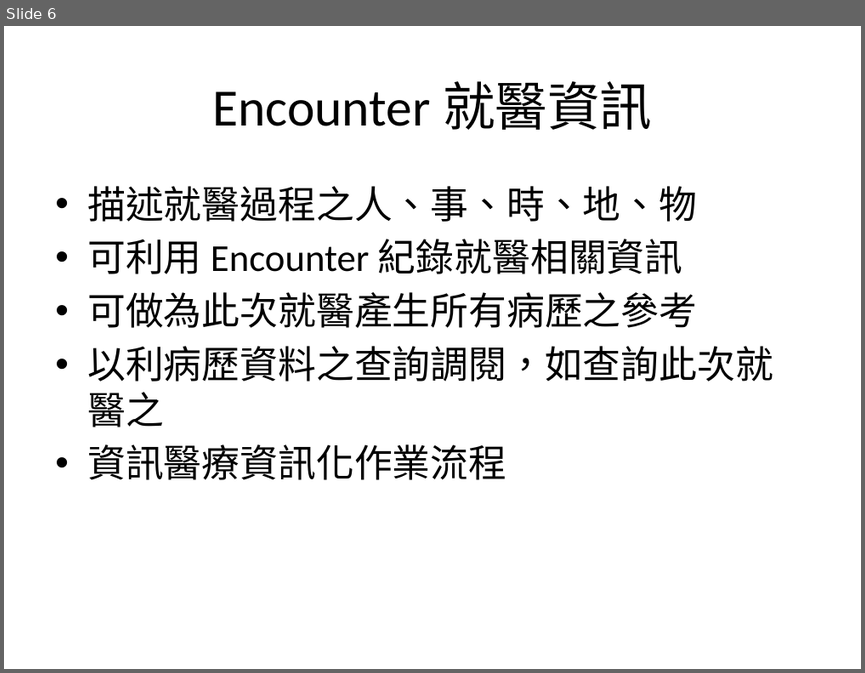
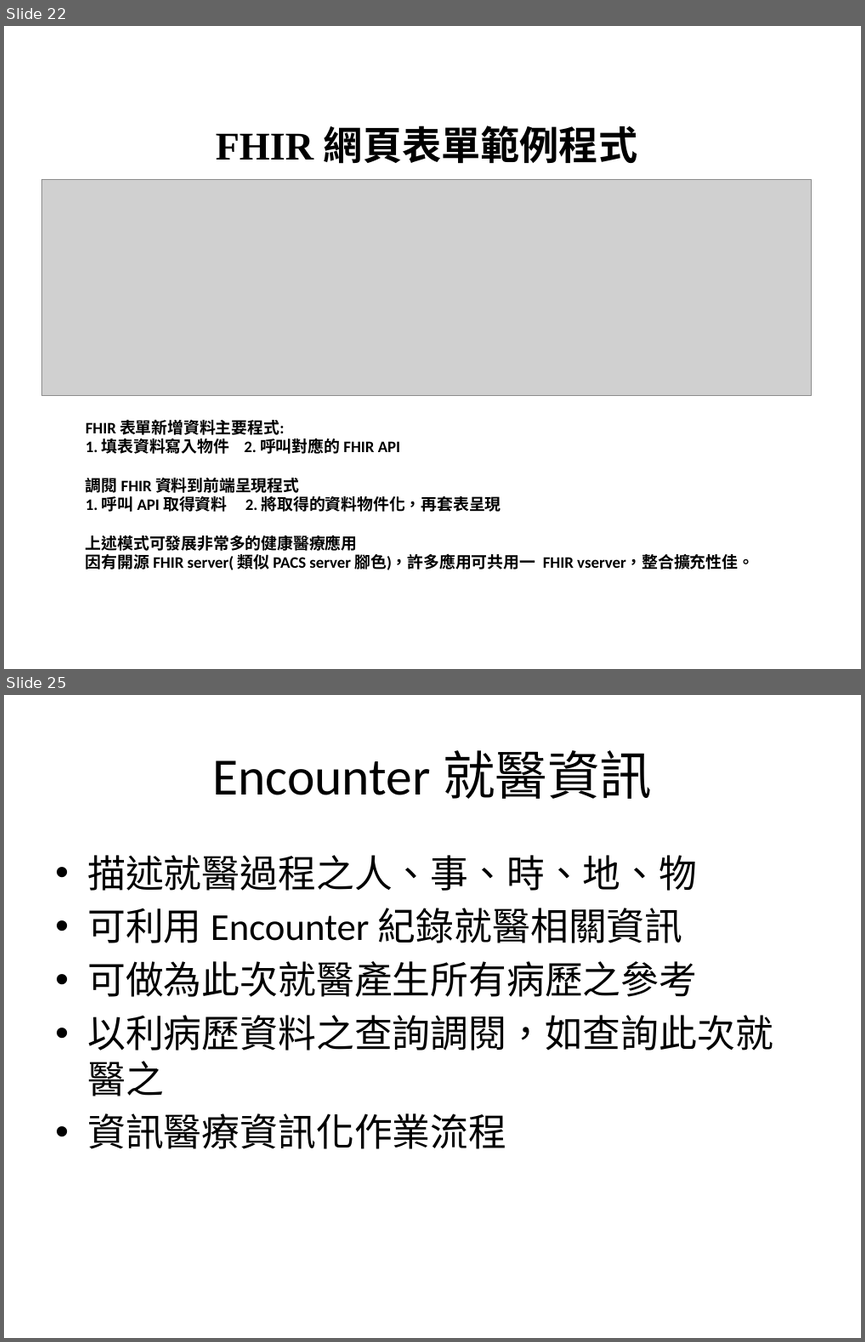
Before and after one commit to mos2718/FHIRspec, a slide deck: Spec/Encounter.pptx. Shown one above the other, each under a label of ours: slide 6 before the commit, slides 22 and 25 after it; the slides between them are not shown. The pictures are 865x673 and 865x1342 pixels, drawn with LibreOffice and Linux fonts; fonts in the diff are those of the drawing; grey boxes stand for pictures. Boxes give left, top, right and bottom in pixels: in the first picture for what was removed or moved away, otherwise in the second. Text is boxed around its words. In the diff, an @@ line names an element or a change of style, - is before the commit and + after.

```diff
--- a/Spec/Encounter.pptx
+++ b/Spec/Encounter.pptx
@@ slide 22 added at [4,26,861,669], background #FFFFFF @@
@@ text added at [216,125,638,164], 33 pt, text #000000, bold @@
+FHIR 網頁表單範例程式
@@ picture added at [41,179,812,395] @@
@@ text added at [86,420,754,570], 13.5 pt, text #000000, bold @@
+FHIR 表單新增資料主要程式:
+1. 填表資料寫入物件 2. 呼叫對應的 FHIR API
+調閱 FHIR 資料到前端呈現程式
+1. 呼叫 API 取得資料 2. 將取得的資料物件化，再套表呈現
+上述模式可發展非常多的健康醫療應用
+因有開源 FHIR server( 類似 PACS server 腳色)，許多應用可共用一 FHIR vserver，整合擴充性佳。
@@ what was slide 6 is now slide 25 @@
```
Also in this commit, not shown: 1 slide changed, 18 other slides added, 6 other files.
